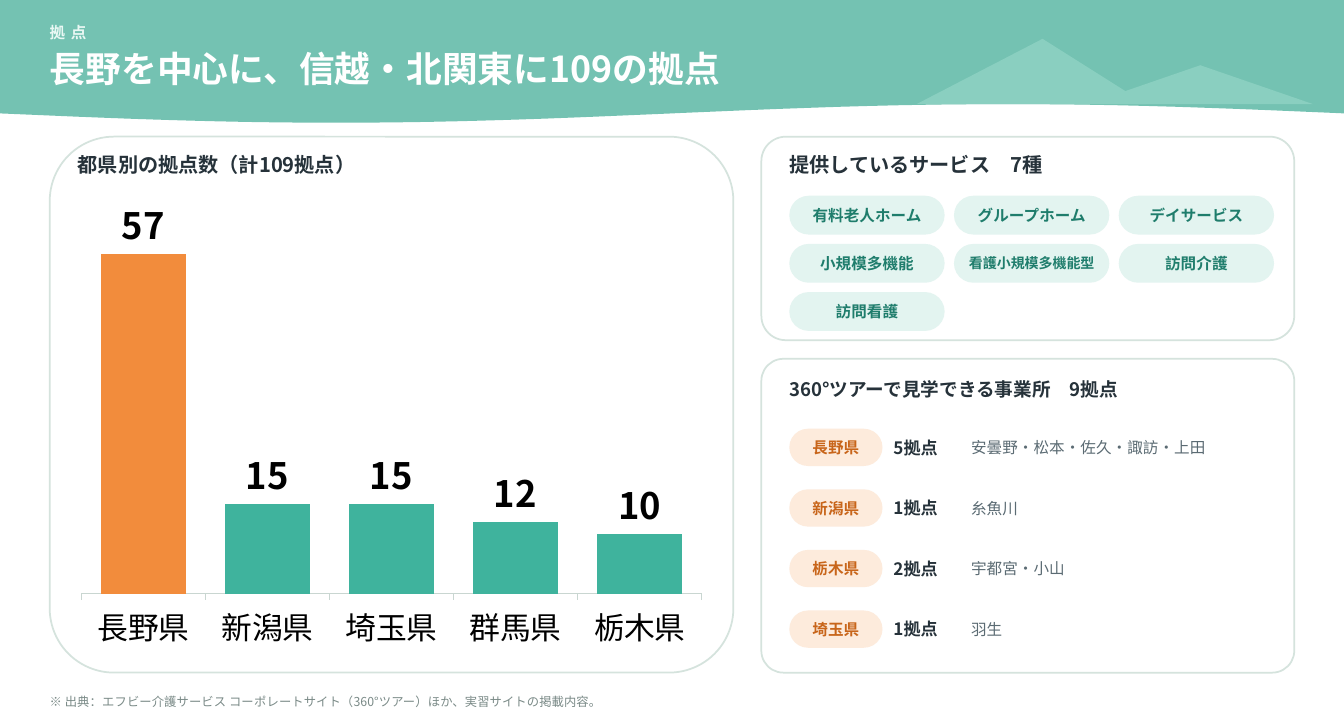
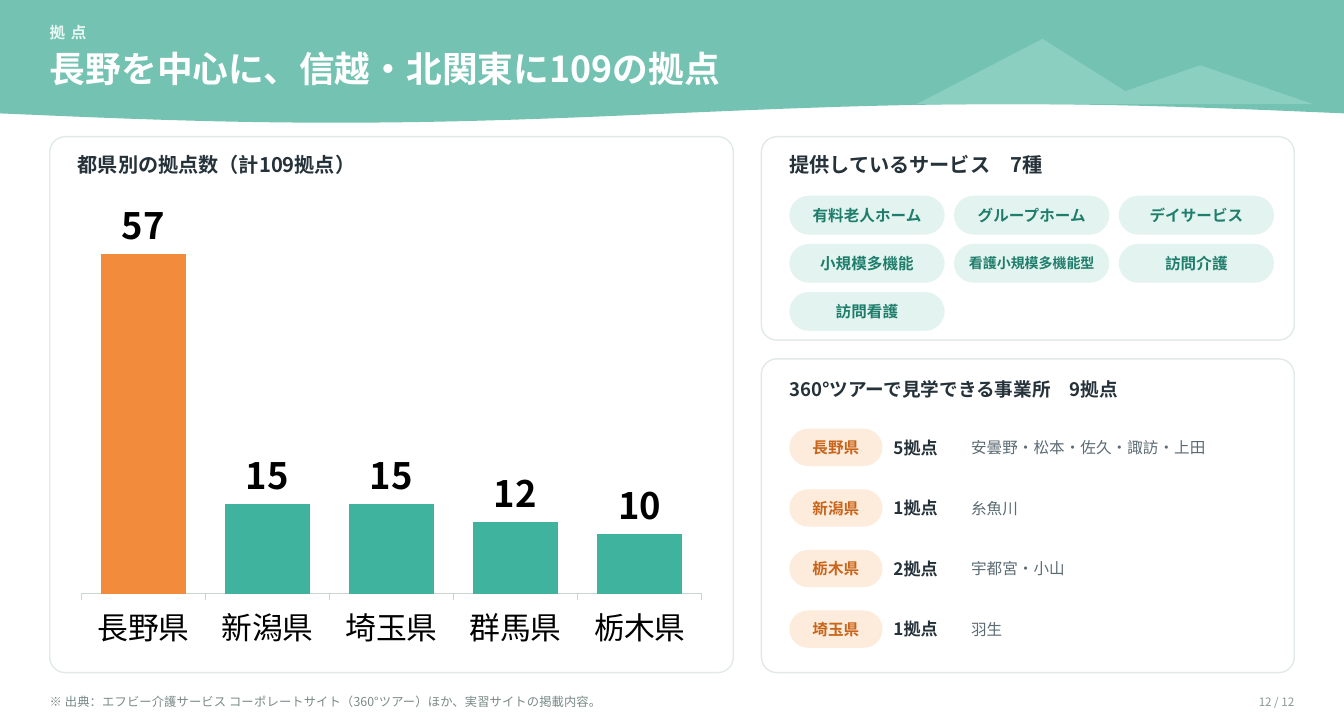
Before and after one commit to tatatatachan/claude, a slide deck: slide 12 of kyoiku-jisshu/共育実習_図解.pptx (slide 10 before the commit). Drawn at 1344x727 pixels with LibreOffice and Linux fonts; fonts in the diff are those of the drawing. Boxes give left, top, right and bottom in pixels: in the first picture for what was removed or moved away, otherwise in the second. Text is boxed around its words. In the diff, an @@ line names an element or a change of style, - is before the commit and + after.

```diff
--- a/kyoiku-jisshu/共育実習_図解.pptx
+++ b/kyoiku-jisshu/共育実習_図解.pptx
@@ outline #D5E3DD 1.25 pt to #E1EAE6 1 pt; proportions changed in 3 elements at box(49, 137, 733, 674), box(761, 137, 1295, 341), box(761, 359, 1295, 673) @@
@@ text added at box(1259, 697, 1294, 706), 8.3 pt, text #8A9A96 @@
+12 / 12
```
Also in this commit, not shown: 9 other slides changed, 2 slides added, 4 other files.
